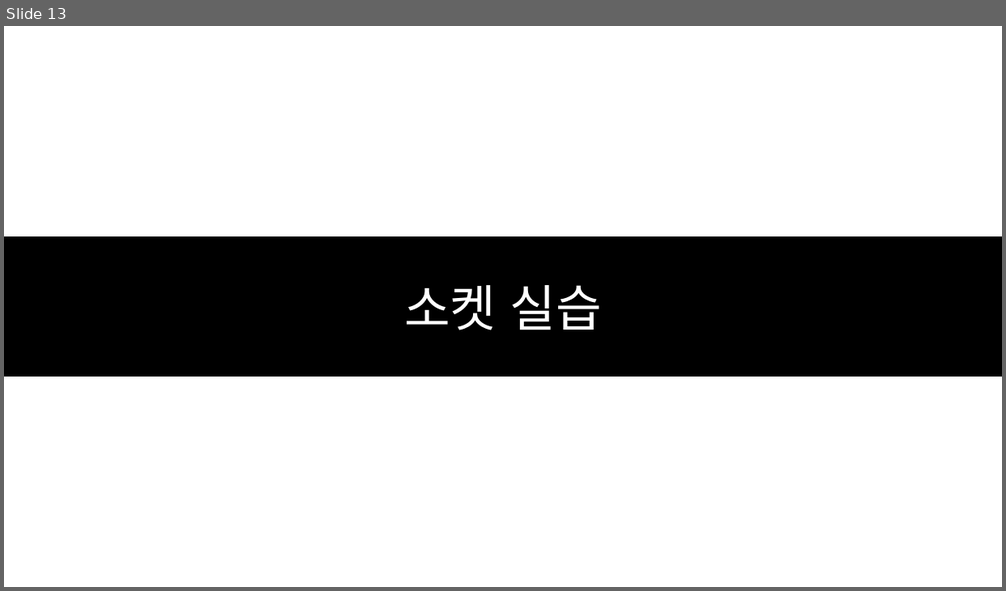
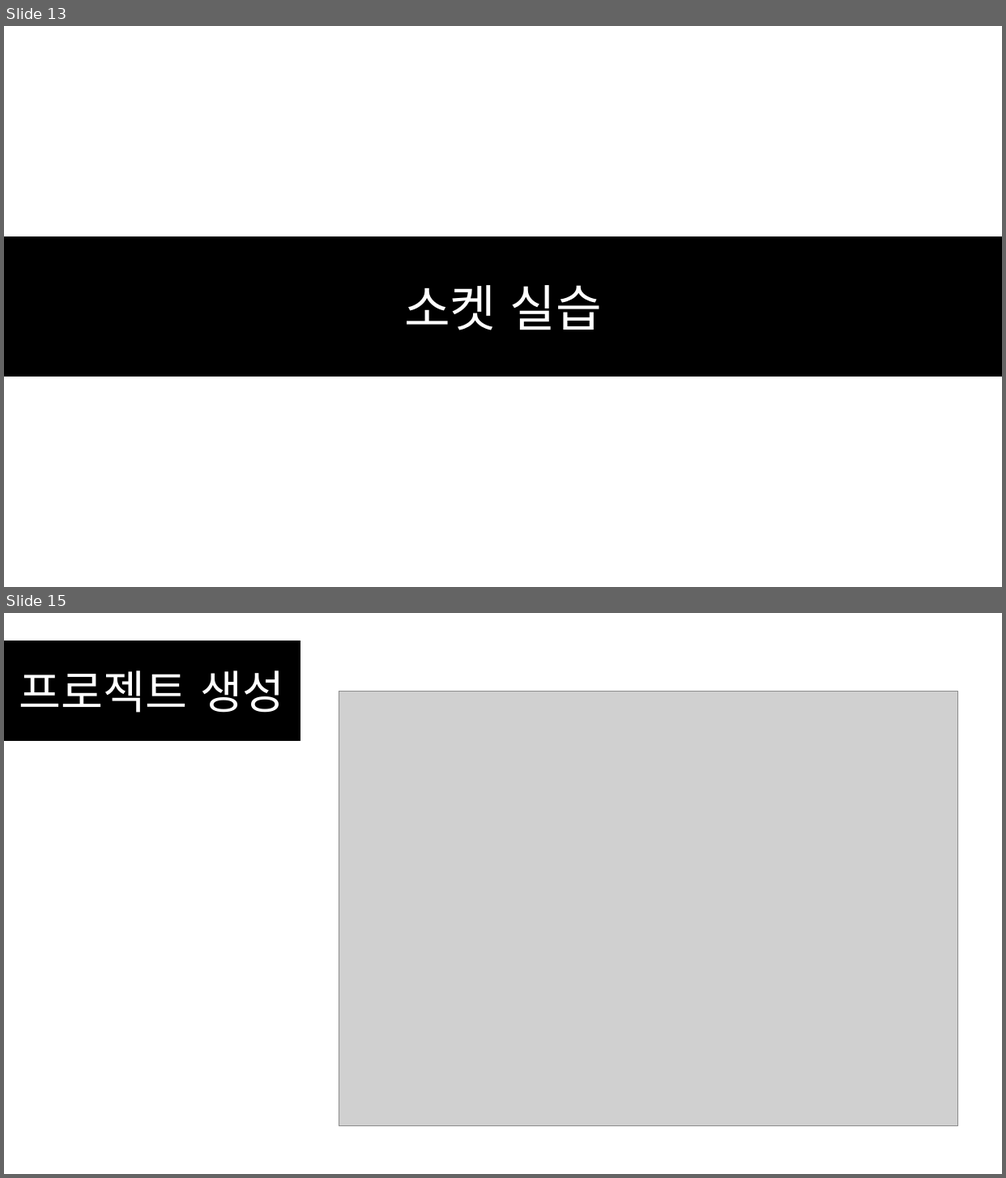
Before and after one commit to SEH00N/SDLU, a slide deck: ServerLecture/PT/2강 소켓 프로그래밍.pptx. Shown one above the other, each under a label of ours: slide 13 before the commit, slides 13 and 15 after it; the slides between them are not shown. The pictures are 1006x591 and 1006x1178 pixels, drawn with LibreOffice and Linux fonts; fonts in the diff are those of the drawing; grey boxes stand for pictures. Boxes give left, top, right and bottom in pixels: in the first picture for what was removed or moved away, otherwise in the second. Text is boxed around its words. In the diff, an @@ line names an element or a change of style, - is before the commit and + after.

```diff
--- a/ServerLecture/PT/2강 소켓 프로그래밍.pptx
+++ b/ServerLecture/PT/2강 소켓 프로그래밍.pptx
@@ slide 15 added at bbox=[4, 613, 1002, 1174], background #FFFFFF @@
@@ rectangle added at bbox=[4, 641, 300, 741], fill #000000, outline #000000 1 pt, 44 pt, text #FFFFFF @@
+프로젝트 생성
@@ picture added at bbox=[339, 691, 957, 1127] @@
```
Also in this commit, not shown: 19 other slides added, 1 slide removed, 21 other files.
